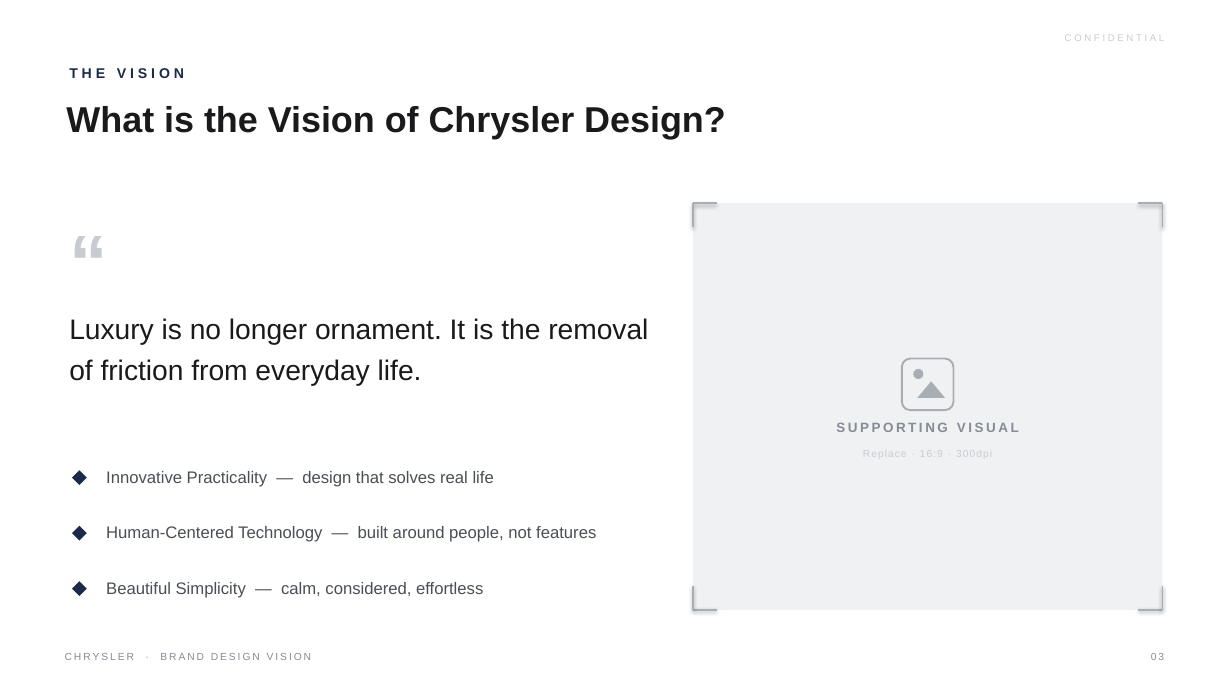
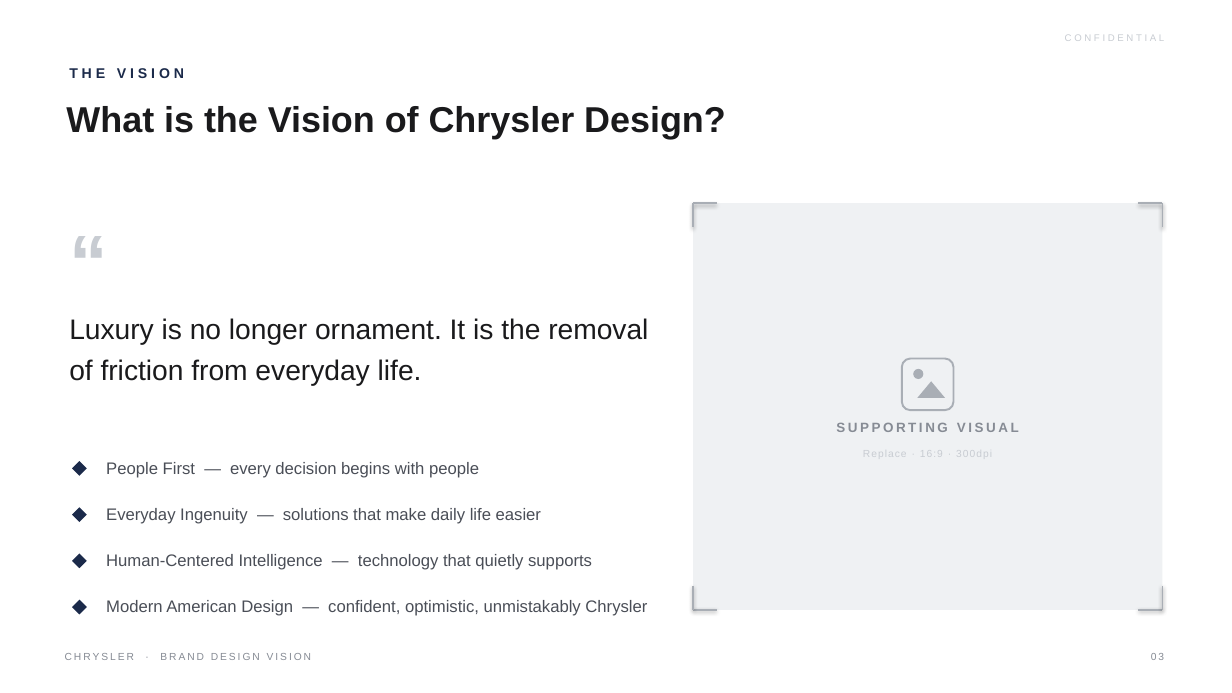
Before and after one commit to LG-Succe55/CLAUDE, a slide deck: slide 3 of Chrysler_Brand_Design_Vision.pptx. Drawn at 1232x693 pixels with LibreOffice and Linux fonts; fonts in the diff are those of the drawing. Boxes give left, top, right and bottom in pixels: in the first picture for what was removed or moved away, otherwise in the second. Text is boxed around its words. In the diff, an @@ line names an element or a change of style, - is before the commit and + after.

```diff
--- a/Chrysler_Brand_Design_Vision.pptx
+++ b/Chrysler_Brand_Design_Vision.pptx
@@ diamond: place and size @@
-diamond at [72, 470, 87, 485]
+diamond at [72, 461, 87, 476]
@@ text removed at [106, 471, 494, 487] @@
-Innovative Practicality — design that solves real life
@@ text added at [106, 462, 479, 478], 13 pt, text #4A4E57 @@
+People First — every decision begins with people
@@ diamond: place and size @@
-diamond at [72, 526, 87, 541]
+diamond at [72, 507, 87, 522]
@@ text added at [106, 508, 541, 524], 13 pt, text #4A4E57 @@
+Everyday Ingenuity — solutions that make daily life easier
@@ diamond added at [72, 554, 87, 568], fill #1B2A4A @@
@@ text at [106, 554, 592, 570]: text changed @@
-Human-Centered Technology — built around people, not features
+Human-Centered Intelligence — technology that quietly supports
@@ text removed at [106, 582, 483, 598] @@
-Beautiful Simplicity — calm, considered, effortless
@@ diamond: place and size @@
-diamond at [72, 581, 87, 596]
+diamond at [72, 600, 87, 615]
@@ text added at [106, 600, 647, 616], 13 pt, text #4A4E57 @@
+Modern American Design — confident, optimistic, unmistakably Chrysler
```
Also in this commit, not shown: 16 other slides changed, 1 other file.
